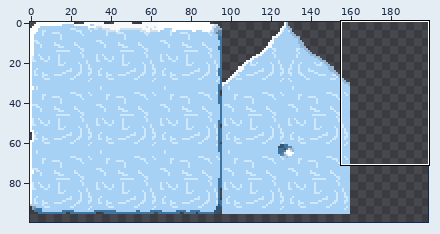
One commit to this sprite sheet: tiles.png. The first picture is a wide view before the edit; the outline marks the close-up.
Close-up. The starting point:
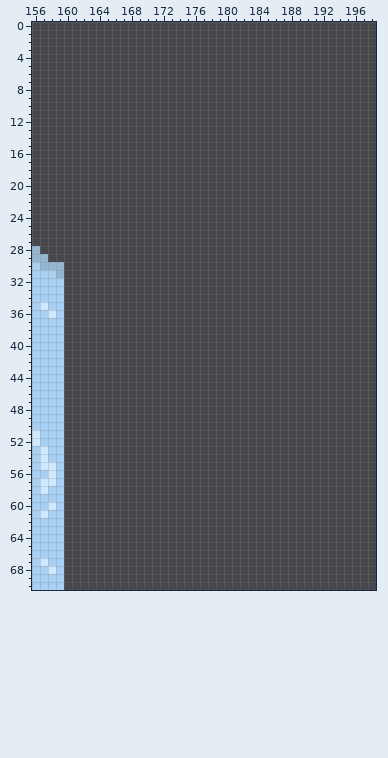
The file is 256x256 pixels. Colours within 5 levels of each other are drawn and written as one. Shown: x 156..198, y 0..70. The wide view leaves out empty margins.
The same view after the edit:
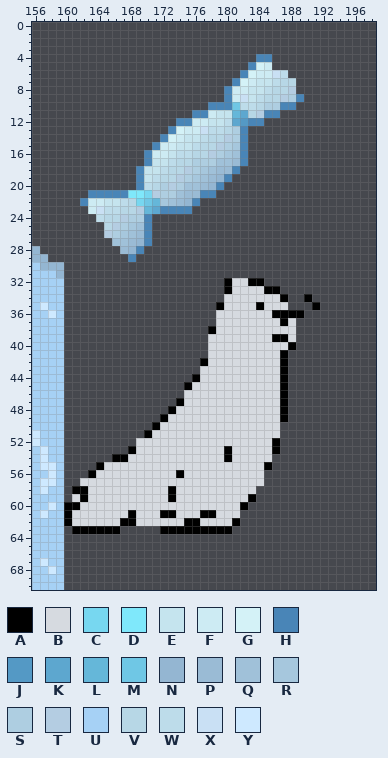
Palette (. is transparent): A #000000  B #d6dae0  C #77d7f0  D #7fe8fb  E #c5e4ee  F #cdebf3  G #d4f2f7  H #4985b7  J #5499c5  K #5da7cf  L #65b7d9  M #6fc7e5  N #94b6d2  P #9abbd5  Q #a0c1d9  R #a6c7dd  S #aecee1  T #b4cde2  U #a6d1f5  V #b7d7e6  W #bddcea  X #c9e0f4  Y #cee9ff
The edit:
Changed rows in their new state; - is an unchanged pixel.
first column x 160:
 4 ------------------------HH------
 5 -----------------------HGF------
 6 ----------------------HGFFXW----
 7 ---------------------HGFEEWVV---
 8 --------------------HFFEEWVVT---
 9 --------------------HFXEWVVTSH--
10 ------------------HHHMWWVSSHH---
11 ----------------HHFEELKVTHH-----
12 --------------HHFFEEWKJHH-------
13 -------------HGFFXWWVSH---------
14 ------------HGFEEWVVTSH---------
15 -----------HFFEEWVVTSRH---------
16 ----------HFFEWWVVTSRQH---------
17 ----------HEEWVVSSSQQPH---------
18 ---------HEEWVVTSRQPPH----------
19 ---------HEWVVTSRQPNH-----------
20 ---------HWVSTSQQPNH------------
21 ---HHHHHDDCTSSQPPHH-------------
22 --HFFEEWVCMLRQPNH---------------
23 ---FXWWVVTLKHHHH----------------
24 ----WVVTSSH---------------------
25 -----VTSRQH---------------------
26 -----TSRQPH---------------------
27 ------QQPNH---------------------
28 -------PNH----------------------
29 --------H-----------------------
32 --------------------ABBAA-------
33 --------------------ABBBBAA-----
34 --------------------BBBBBBBA--A-
35 -------------------ABBBBABBB---A
36 -------------------BBBBBBBAAAA--
37 -------------------BBBBBBBBAB---
38 ------------------ABBBBBBBBBB---
39 ------------------BBBBBBBBAAB---
40 ------------------BBBBBBBBBBA---
41 ------------------BBBBBBBBBA----
42 -----------------ABBBBBBBBBA----
43 -----------------BBBBBBBBBBA----
44 ----------------ABBBBBBBBBBA----
45 ---------------ABBBBBBBBBBBA----
46 ---------------BBBBBBBBBBBBA----
47 --------------ABBBBBBBBBBBBA----
48 -------------ABBBBBBBBBBBBBA----
49 ------------ABBBBBBBBBBBBBBA----
50 -----------ABBBBBBBBBBBBBBB-----
51 ----------ABBBBBBBBBBBBBBBB-----
52 ---------BBBBBBBBBBBBBBBBBA-----
53 --------ABBBBBBBBBBBABBBBBA-----
54 ------AABBBBBBBBBBBBABBBBB------
55 ----ABBBBBBBBBBBBBBBBBBBBA------
56 ---ABBBBBBBBBBABBBBBBBBBB-------
57 --BBBBBBBBBBBBBBBBBBBBBBB-------
58 -AABBBBBBBBBBABBBBBBBBBB--------
59 -BABBBBBBBBBBABBBBBBBBBA--------
60 AABBBBBBBBBBBBBBBBBBBBA---------
61 ABBBBBBBABBBAABBBAABBB----------
62 ABBBBBBAABBBBBBAABBBBA----------
63 -AAAAAA-----AAAAAAAAA-----------
Pixel boxes of the changes (left, top, right, bottom) in both close-ups:
added: (80, 54, 304, 262)
added: (64, 278, 320, 534)
